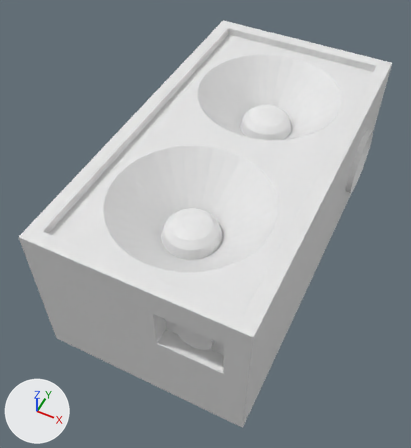
The Blender file content/models/heroes/electrician/electrician_arcana/electrician_arcana_backpack.blend.blend: old version first, new version second.
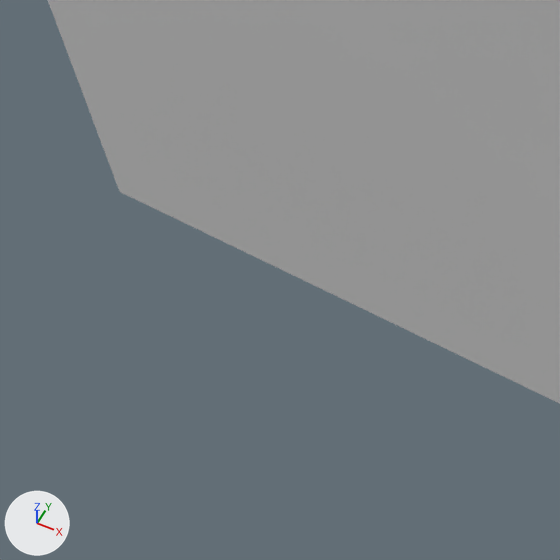
Each version appears first whole from a 50 mm camera at (1.85, -5.39, 6.01) aimed at (-0.15, -1.39, 1.01), and next in a close-up on the part from 8% to 35% of the width and 67% to 92% of the height. Every picture has the same lights, and +X, +Y and +Z are marked at lower left. Materials are left out; every surface is plain grey.

The scene before the commit, as lines of its bpy script (objects in view):
```python
me_cube = bpy.data.meshes.new('Cube')
me_cube.from_pydata(...)  # 565 vertices, 409 faces; spans x -1.2..1.23, y -3.16..1.16, z -0.68..1.09
ob_cube = bpy.data.objects.new('Cube', me_cube)
ob_cube.location = (0.0, 0.0, 1.0)
_m = ob_cube.modifiers.new('Bevel', 'BEVEL')
_m.width = 0.671
_m.width_pct = 0.671
_m.segments = 2
_m.limit_method = 'NONE'
_m.spread = 0.0
```
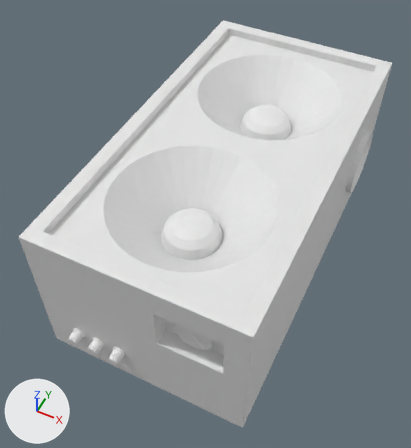
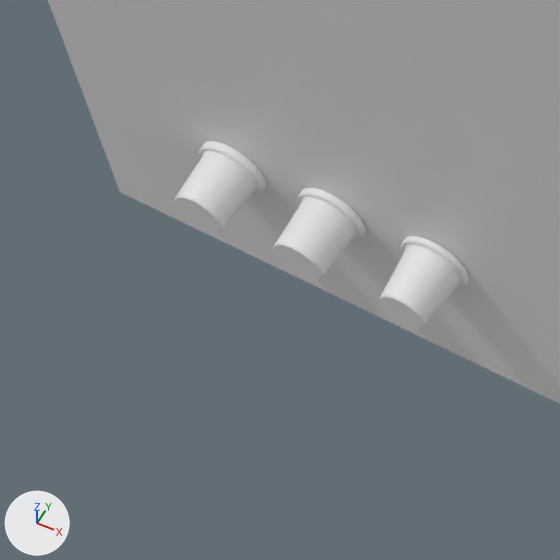
Location of each change, (x1, y1, x2, y2) in pixels of the close-ups (560 x 560 px):
part 1 of me_cube, added: after (174, 141, 266, 232)
part 2 of me_cube, added: after (274, 188, 365, 280)
part 3 of me_cube, added: after (380, 236, 469, 328)

Edits to the bpy script that builds the scene:
```text
Change me_cube:
    used by ob_cube; location = (0.0, 0.0, 1.0)
    remove me_cube.from_pydata(...)  # 565 vertices, 409 faces; spans x -1.2..1.23, y -3.16..1.16, z -0.68..1.09
    add me_cube.from_pydata(...)  # 1052 vertices, 801 faces; spans x -1.2..1.23, y -3.29..1.16, z -0.68..1.09
    me_cube part 1: a new loose piece of 160 vertices spanning x -0.84..-0.68, y -3.29..-3.16, z -0.35..-0.19
    me_cube part 2: a new loose piece of 160 vertices spanning x -0.59..-0.43, y -3.29..-3.16, z -0.35..-0.19
    me_cube part 3: a new loose piece of 160 vertices spanning x -0.34..-0.18, y -3.29..-3.16, z -0.35..-0.19
    me_cube part 4
    2 faces are deleted
    7 vertices are added at x 0.56..0.7, y -3.08..-3.07, z 0.4..0.54
    7 new faces join them
```
